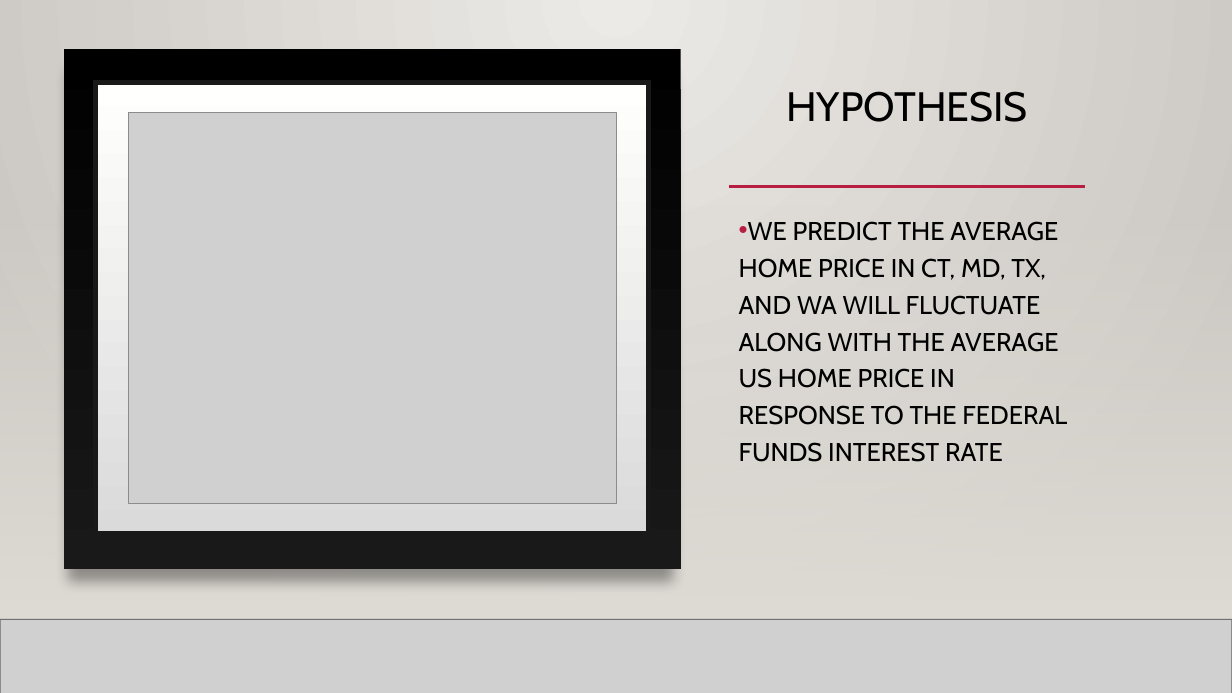
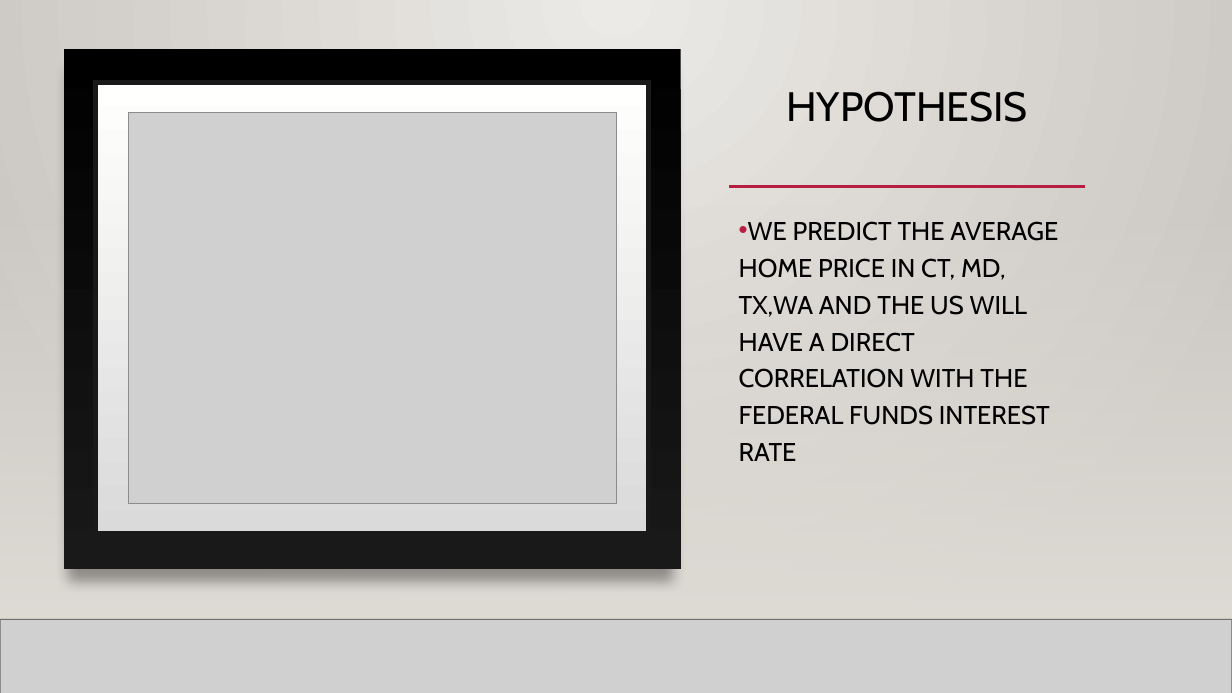
Before and after one commit to GitItDren/Python-Project-CMD-, a slide deck: slide 4 of Python Project(Team CMD).pptx. Drawn at 1232x693 pixels with LibreOffice and Linux fonts; fonts in the diff are those of the drawing; grey boxes stand for pictures; background and template pictures are left out. Boxes give left, top, right and bottom in pixels: in the first picture for what was removed or moved away, otherwise in the second. Text is boxed around its words. In the diff, an @@ line names an element or a change of style, - is before the commit and + after.

Commit message:
Add files via upload
Modify the Hypothesis

```diff
--- a/Python Project(Team CMD).pptx
+++ b/Python Project(Team CMD).pptx
@@ text at (x1=739, y1=221, x2=1058, y2=461): text changed @@
-• WE PREDICT THE AVERAGE HOME PRICE IN CT, MD, TX, AND WA WILL FLUCTUATE ALONG WITH THE AVERAGE US HOME PRICE IN RESPONSE TO THE FEDERAL FUNDS INTEREST RATE
+• WE PREDICT THE AVERAGE HOME PRICE IN CT, MD, TX,WA AND THE US WILL HAVE A DIRECT CORRELATION WITH THE FEDERAL FUNDS INTEREST RATE
```
